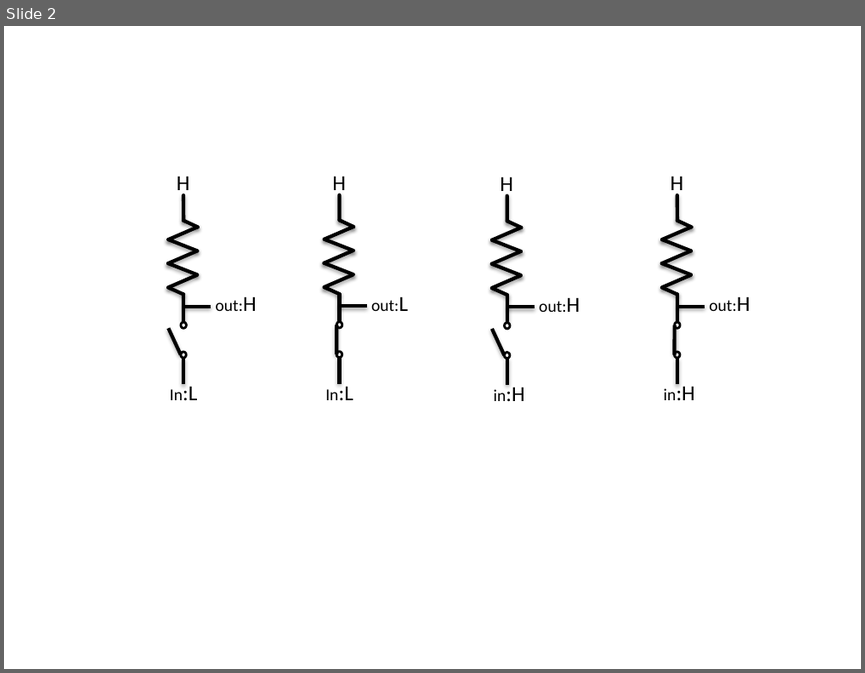
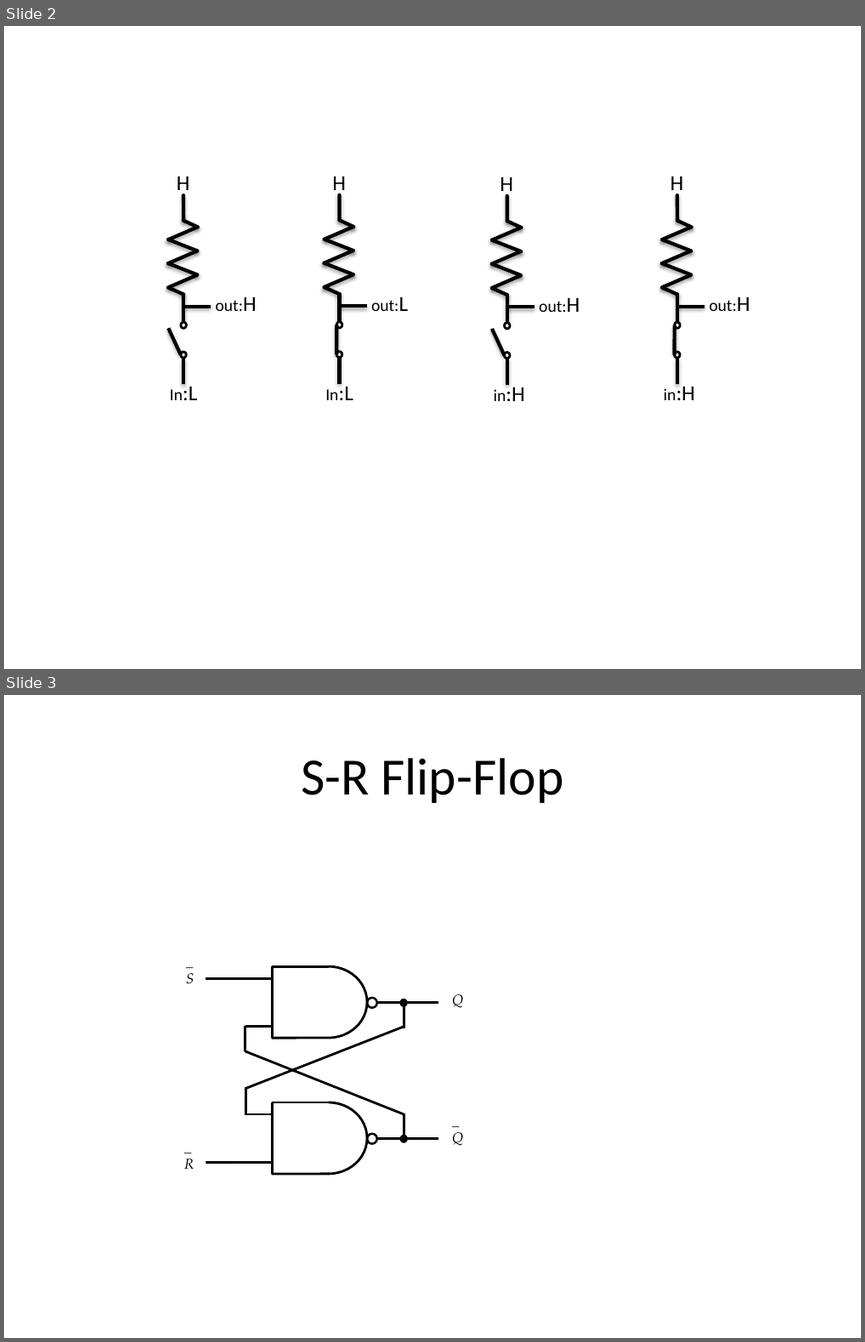
Before and after one commit to eijian/blog, a slide deck: articles/201602/reg.pptx. Shown one above the other, each under a label of ours: slide 2 before the commit, slides 2 and 3 after it. The pictures are 865x673 and 865x1342 pixels, drawn with LibreOffice and Linux fonts; fonts in the diff are those of the drawing. Boxes give left, top, right and bottom in pixels: in the first picture for what was removed or moved away, otherwise in the second. Text is boxed around its words. In the diff, an @@ line names an element or a change of style, - is before the commit and + after.

```diff
--- a/articles/201602/reg.pptx
+++ b/articles/201602/reg.pptx
@@ slide 3 added at [4, 695, 861, 1338], background #FFFFFF @@
@@ title added at [301, 758, 564, 803], 44 pt, text #000000 @@
+S-R Flip-Flop
@@ text added at [186, 973, 194, 984], 12 pt, text #000000, italic @@
+_
+S
@@ line added from (205, 979) to (271, 979), #000000 2 pt @@
@@ ellipse added at [367, 998, 377, 1008], outline #000000 1.75 pt @@
@@ ellipse added at [401, 999, 406, 1005], fill #000000, outline #000000 2 pt @@
@@ text added at [452, 994, 463, 1008], 12 pt, text #000000, italic @@
+Q
@@ line added from (245, 1026) to (245, 1050), #000000 2 pt @@
@@ line added from (376, 1003) to (438, 1003), #000000 2 pt @@
@@ line added from (404, 1003) to (404, 1028), #000000 2 pt @@
@@ line added from (245, 1050) to (404, 1114), #000000 2 pt @@
@@ line added from (245, 1089) to (404, 1027), #000000 2 pt @@
@@ line added from (245, 1027) to (273, 1027), #000000 2 pt @@
@@ group added at [271, 967, 367, 1038]: 3 lines, 1 arc (boxed as its full ellipse) @@
@@ line added from (245, 1089) to (245, 1114), #000000 2 pt @@
@@ line added from (245, 1114) to (271, 1114), #000000 2 pt @@
@@ line added from (404, 1113) to (404, 1139), #000000 2 pt @@
@@ ellipse added at [367, 1134, 377, 1144], outline #000000 1.75 pt @@
@@ line added from (376, 1139) to (438, 1139), #000000 2 pt @@
@@ ellipse added at [401, 1135, 406, 1141], fill #000000, outline #000000 2 pt @@
@@ text added at [452, 1132, 463, 1145], 12 pt, text #000000, italic @@
+_
+Q
@@ text added at [184, 1158, 194, 1168], 12 pt, text #000000, italic @@
+_
+R
@@ line added from (205, 1162) to (273, 1162), #000000 2 pt @@
@@ group added at [271, 1102, 367, 1174]: 3 lines, 1 arc (boxed as its full ellipse) @@
```
Also in this commit, not shown: 2 other slides added, 1 slide removed, 4 other files.
